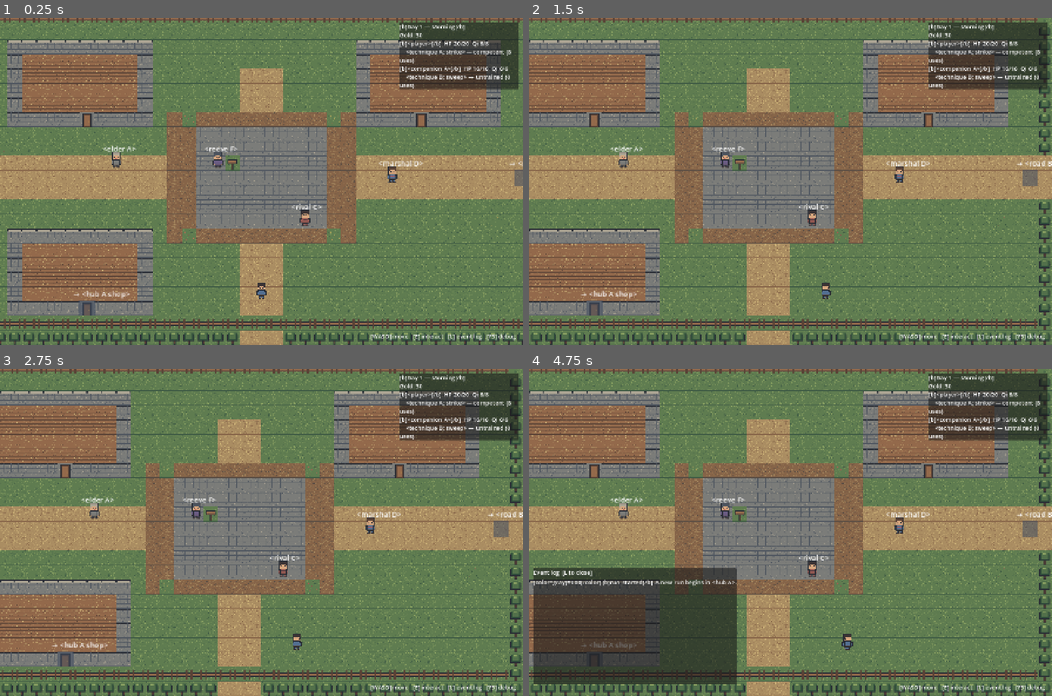
Above: before the commit, frames 1-4 (two rows, left to right).
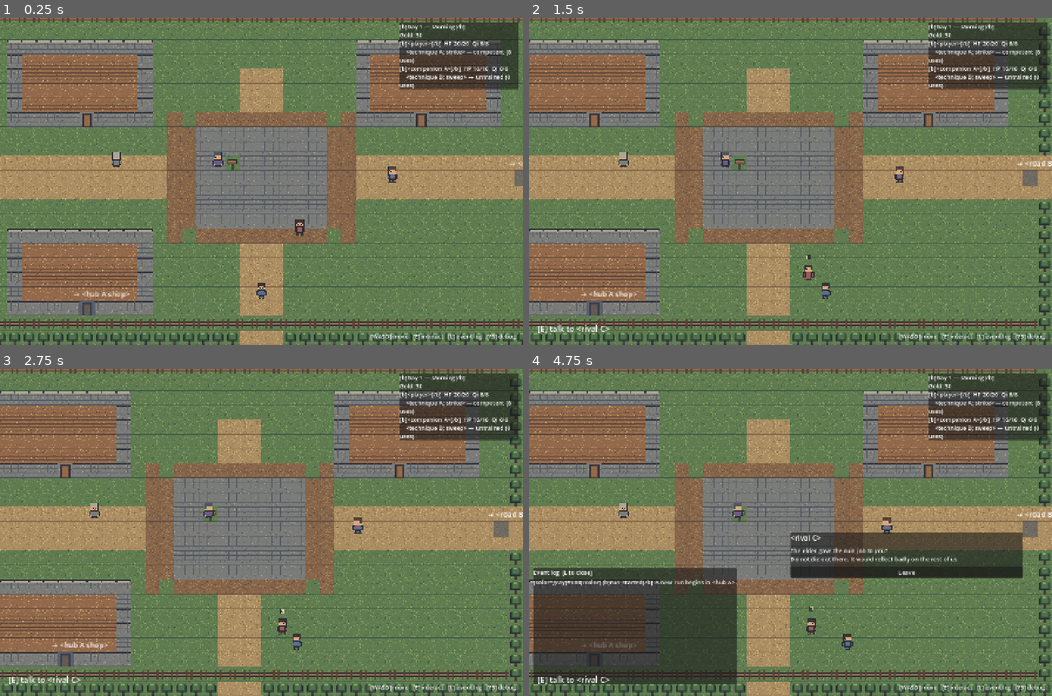
Above: after the commit, the same moments.

Repository: haowjy/living-rpg-game
Game: Godot game, scene res://game/app/main.tscn
Two runs of this game, one before a commit and one after it. Both use one fixed random seed, a clock stepped at 60 frames per second and the inputs below.
Inputs (mouse positions are in pixels of both pictures, inside the frame that each line leads up to):
- Up to frame 1 (0.25 s): no input
- Up to frame 2 (1.5 s): tap Enter at 0.5 s; move the mouse to (905, 165) at 0.52 s; hold D (move_right) 0.53-1.25 s; hold E (interact) 0.53-1.25 s; click (905, 165) at 0.67 s; drag from (685, 197) to (811, 220) at 1.27 s
- Up to frame 3 (2.75 s): click (376, 571) at 2 s, where only the run after the commit has a clickable "Leave"
- Up to frame 4 (4.75 s): move the mouse to (842, 460) at 2.77 s; hold D (move_right) 2.78-3.5 s; hold L (toggle_log) 2.78-3.5 s; tap E (interact) at 3.05 s; drag from (764, 597) to (623, 512) at 3.52 s; tap Space at 4.25 s; move the mouse to (947, 581) at 4.27 s; hold A (move_left) from 4.28 s (still down); hold E (interact) from 4.28 s (still down)

The runs differ from the first frame. In frame 1, 0.5% of the frame differs, in the area x 19-81%, y 39-67%; in frame 2, 0.6%; in frame 3, 0.9%; in frame 4, 6.8%, in the area x 1-95%, y 39-97%.

Commit message:
feat(world): bring NPC and encounter actors to life

Diff:
--- /dev/null
+++ b/godot/game/actors/npc/npc_body.gd
@@ -0,0 +1,131 @@
+class_name NpcBody
+extends CharacterBody2D
+## Validating presentation body for NPC-brain commands. Navigation remains
+## ordinary CharacterBody2D physics, so commands cannot bypass map collision.
+
+signal wants_dialogue(npc_id: String)
+signal command_finished
+
+const MOVE_SPEED := 92.0
+const ARRIVAL_DISTANCE := 5.0
+const APPROACH_DISTANCE := 48.0
+
+var npc_id := ""
+var dialogue_allowed: Callable
+
+var _destination := Vector2.ZERO
+var _approach_target: Node2D = null
+var _moving := false
+var _approaching := false
+var _visual: PaperDollCharacter
+var _stalled_time := 0.0
+
+
+func setup(p_npc_id: String, texture: Texture2D, fallback_tint: Color) -> void:
+	npc_id = p_npc_id
+	_visual = PaperDollCharacter.new()
+	_visual.name = "PaperDollCharacter"
+	add_child(_visual)
+
+	var sprite := Sprite2D.new()
+	sprite.name = "Character"
+	sprite.texture = texture
+	sprite.hframes = 4 if texture != null else 1
+	sprite.vframes = 4 if texture != null else 1
+	sprite.texture_filter = CanvasItem.TEXTURE_FILTER_NEAREST
+	sprite.position.y = -10.0
+	sprite.scale = Vector2(0.72, 0.72)
+	if texture == null:
+		sprite.modulate = fallback_tint
+	_visual.add_child(sprite)
+	if texture == null:
+		var fallback := Polygon2D.new()
+		fallback.name = "FallbackCharacter"
+		fallback.polygon = PackedVector2Array([
+			Vector2(-13, -28), Vector2(13, -28), Vector2(16, 10),
+			Vector2(9, 24), Vector2(-9, 24), Vector2(-16, 10),
+		])
+		fallback.color = fallback_tint
+		fallback.position.y = -10.0
+		_visual.add_child(fallback)
+
+	var collision := CollisionShape2D.new()
+	var body_shape := RectangleShape2D.new()
+	body_shape.size = Vector2(26, 34)
+	collision.shape = body_shape
+	add_child(collision)
+
+
+## Walk toward a world-space point until close enough or blocked by collision.
+func move_to(world_pos: Vector2) -> void:
+	_destination = world_pos
+	_approach_target = null
+	_approaching = false
+	_moving = true
+	_stalled_time = 0.0
+
+
+## Face a cardinal direction and stand on the idle frame.
+func face(direction: Vector2) -> void:
+	if _visual != null:
+		_visual.face(direction)
+
+
+## Follow a live target, stopping outside conversational distance.
+func approach(target_node: Node2D) -> void:
+	if not is_instance_valid(target_node):
+		idle()
+		return
+	_approach_target = target_node
+	_approaching = true
+	_moving = true
+	_stalled_time = 0.0
+
+
+## Request dialogue only when the host presentation reports that it is free.
+## Returns false so a brain can wait or abort without repeatedly forcing UI.
+func initiate_dialogue() -> bool:
+	if dialogue_allowed.is_valid() and not bool(dialogue_allowed.call()):
+		return false
+	wants_dialogue.emit(npc_id)
+	return true
+
+
+func idle() -> void:
+	_moving = false
+	_approaching = false
+	_approach_target = null
+	velocity = Vector2.ZERO
+	if _visual != null:
+		_visual.set_motion(Vector2.ZERO)
+
+
+func _physics_process(delta: float) -> void:
+	if not _moving:
+		return
+	if _approaching:
+		if not is_instance_valid(_approach_target):
+			_finish_command()
+			return
+		_destination = _approach_target.global_position
+	var offset := _destination - global_position
+	var stop_distance := APPROACH_DISTANCE if _approaching else ARRIVAL_DISTANCE
+	if offset.length() <= stop_distance:
+		face(offset)
+		_finish_command()
+		return
+	velocity = offset.normalized() * MOVE_SPEED
+	_visual.set_motion(velocity)
+	var previous_position := global_position
+	move_and_slide()
+	if global_position.distance_squared_to(previous_position) < 0.01:
+		_stalled_time += delta
+		if _stalled_time >= 1.0:
+			_finish_command()
+	else:
+		_stalled_time = 0.0
+
+
+func _finish_command() -> void:
+	idle()
+	command_finished.emit()
--- /dev/null
+++ b/godot/game/actors/npc/npc_brain.gd
@@ -0,0 +1,79 @@
+class_name NpcBrain
+extends Node
+## Replaceable deterministic presentation brain. It knows only NpcBody's
+## command socket; a future local oracle can emit the same commands.
+
+enum Mode { PAUSE, WALK, APPROACH, WAIT_TO_TALK, DONE }
+
+const MIN_PAUSE := 1.4
+const MAX_PAUSE := 3.6
+const APPROACH_TIMEOUT := 12.0
+const BUSY_WAIT_TIMEOUT := 6.0
+
+var _body: NpcBody
+var _waypoints: PackedVector2Array
+var _rng := RandomNumberGenerator.new()
+var _mode := Mode.PAUSE
+var _timer := 0.0
+var _showcase_target: Node2D = null
+
+
+func setup(body: NpcBody, waypoints: PackedVector2Array, seed: int,
+		showcase_target: Node2D = null) -> void:
+	_body = body
+	_waypoints = waypoints
+	_rng.seed = seed
+	_showcase_target = showcase_target
+	_body.command_finished.connect(_on_command_finished)
+	if is_instance_valid(_showcase_target):
+		_mode = Mode.APPROACH
+		_timer = APPROACH_TIMEOUT
+		_body.approach(_showcase_target)
+	else:
+		_begin_pause()
+
+
+func _process(delta: float) -> void:
+	if _body == null:
+		return
+	_timer -= delta
+	match _mode:
+		Mode.PAUSE:
+			if _timer <= 0.0:
+				_walk_to_next_waypoint()
+		Mode.APPROACH:
+			if _timer <= 0.0:
+				_body.idle()
+				_mode = Mode.DONE
+		Mode.WAIT_TO_TALK:
+			if _body.initiate_dialogue():
+				_mode = Mode.DONE
+			elif _timer <= 0.0:
+				_body.idle()
+				_mode = Mode.DONE
+
+
+func _on_command_finished() -> void:
+	match _mode:
+		Mode.WALK:
+			_begin_pause()
+		Mode.APPROACH:
+			_mode = Mode.WAIT_TO_TALK
+			_timer = BUSY_WAIT_TIMEOUT
+			_body.face(_showcase_target.global_position - _body.global_position)
+
+
+func _begin_pause() -> void:
+	_mode = Mode.PAUSE
+	_timer = _rng.randf_range(MIN_PAUSE, MAX_PAUSE)
+	_body.idle()
+	var directions := [Vector2.DOWN, Vector2.LEFT, Vector2.RIGHT, Vector2.UP]
+	_body.face(directions[_rng.randi_range(0, directions.size() - 1)])
+
+
+func _walk_to_next_waypoint() -> void:
+	if _waypoints.is_empty():
+		_begin_pause()
+		return
+	_mode = Mode.WALK
+	_body.move_to(_waypoints[_rng.randi_range(0, _waypoints.size() - 1)])
--- a/godot/game/actors/paper_doll_character.gd
+++ b/godot/game/actors/paper_doll_character.gd
@@ -45,6 +45,17 @@
 	_apply_frame()
 
 
+## Changes direction immediately without starting the walk cycle.
+func face(direction: Vector2) -> void:
+	if direction.is_zero_approx():
+		return
+	_direction_row = _row_for(direction)
+	_is_walking = false
+	_frame_time = 0.0
+	_walk_frame = 0
+	_apply_frame()
+
+
 func _row_for(motion: Vector2) -> DirectionRow:
 	if absf(motion.x) > absf(motion.y):
 		return DirectionRow.LEFT if motion.x < 0.0 else DirectionRow.RIGHT
--- a/godot/game/actors/paper_doll_character.tscn
+++ b/godot/game/actors/paper_doll_character.tscn
@@ -1,6 +1,27 @@
-[gd_scene load_steps=2 format=3]
+[gd_scene load_steps=5 format=3]
 
 [ext_resource type="Script" path="res://game/actors/paper_doll_character.gd" id="1_script"]
+[ext_resource type="Texture2D" path="res://assets/characters/paper_doll/base_body.png" id="2_body"]
+[ext_resource type="Texture2D" path="res://assets/characters/paper_doll/outfit.png" id="3_outfit"]
+[ext_resource type="Texture2D" path="res://assets/characters/paper_doll/hair.png" id="4_hair"]
 
 [node name="PaperDollCharacter" type="Node2D"]
 script = ExtResource("1_script")
+
+[node name="BaseBody" type="Sprite2D" parent="."]
+texture_filter = 1
+texture = ExtResource("2_body")
+hframes = 4
+vframes = 4
+
+[node name="Outfit" type="Sprite2D" parent="."]
+texture_filter = 1
+texture = ExtResource("3_outfit")
+hframes = 4
+vframes = 4
+
+[node name="Hair" type="Sprite2D" parent="."]
+texture_filter = 1
+texture = ExtResource("4_hair")
+hframes = 4
+vframes = 4
--- a/godot/game/actors/player.tscn
+++ b/godot/game/actors/player.tscn
@@ -15,6 +15,15 @@
 
 [node name="PaperDollCharacter" parent="." instance=ExtResource("2_paper_doll")]
 
+[node name="BaseBody" parent="PaperDollCharacter"]
+visible = false
+
+[node name="Outfit" parent="PaperDollCharacter"]
+visible = false
+
+[node name="Hair" parent="PaperDollCharacter"]
+visible = false
+
 [node name="Character" type="Sprite2D" parent="PaperDollCharacter"]
 texture_filter = 1
 position = Vector2(0, -10)
--- a/godot/game/world/world_view.gd
+++ b/godot/game/world/world_view.gd
@@ -7,14 +7,22 @@
 const TILE_SIZE := 32
 const PLAYER_SCENE := preload("res://game/actors/player.tscn")
 const MAP_DIRECTORY := "res://game/data/content/maps/"
+const PROMPT_TEXTURE := preload("res://game/assets/generated/ui/prompt_e.png")
+const ENEMY_TEXTURE := preload("res://game/assets/generated/enemy_beast.png")
 
 var player: Player = null
 var _prompt: Label = null
+var _elapsed := 0.0
+var _active_affordance: CanvasItem = null
+var _ambient_bobs: Array[Sprite2D] = []
 
 
 func build(area: AreaDef, db: ContentDB, gs: GameState) -> void:
 	for child in get_children():
+		remove_child(child)
 		child.queue_free()
+	_active_affordance = null
+	_ambient_bobs.clear()
 
 	y_sort_enabled = true
 	var site := _load_site(area.id)
@@ -46,15 +54,33 @@
 	player = PLAYER_SCENE.instantiate()
 	player.position = _tile_center(spawn_tile)
 	add_child(player)
+	_start_npc_brains()
 	_add_camera(player, map_size)
 	_add_boundary(map_size)
 	_add_prompt()
 
 
-func _process(_delta: float) -> void:
+func _process(delta: float) -> void:
 	if player == null or _prompt == null:
 		return
+	_elapsed += delta
 	_prompt.text = "[E] %s" % player.nearby.prompt if player.nearby != null else ""
+	var next_affordance: CanvasItem = null
+	if player.nearby != null:
+		next_affordance = player.nearby.get_node_or_null("InteractionAffordance") as CanvasItem
+	if next_affordance != _active_affordance:
+		if _active_affordance != null:
+			_active_affordance.visible = false
+		_active_affordance = next_affordance
+		if _active_affordance != null:
+			_active_affordance.visible = true
+	if _active_affordance != null:
+		_active_affordance.position.y = -44.0 + sin(_elapsed * 5.0) * 3.0
+		var pulse := 0.82 + sin(_elapsed * 5.0) * 0.12
+		_active_affordance.modulate = Color(1.0, 1.0, 1.0, pulse)
+	for sprite in _ambient_bobs:
+		if is_instance_valid(sprite):
+			sprite.position.y = -10.0 + sin(_elapsed * 2.4) * 2.0
 
 
 func _unhandled_input(event: InputEvent) -> void:
@@ -109,8 +135,8 @@
 		"npc":
 			var npc := db.npc(target_id)
 			prompt = "talk to %s" % npc.display_name
-			label = npc.display_name
-			color = npc.body_color
+			_add_npc(position, target_id, prompt, npc.body_color)
+			return
 		"exit":
 			var destination := db.area(target_id)
 			prompt = "travel to %s" % destination.display_name
@@ -130,29 +156,96 @@
 			color = Color(0.3, 0.5, 0.55, 0.75)
 	var node := Interactable.create(kind, target_id, prompt, position, color, label, size)
 	add_child(node)
-	if kind == "npc":
-		_add_npc_sprite(node, target_id)
-
-
-func _add_npc_sprite(node: Interactable, npc_id: String) -> void:
+	_add_affordance(node)
+	if kind == "fight":
+		_add_enemy_sprite(node)
+
+
+func _add_npc(position: Vector2, npc_id: String, prompt: String, color: Color) -> void:
 	var path := "res://game/assets/generated/char_%s.png" % npc_id
 	if not ResourceLoader.exists(path):
 		# Authored NPC ids carry a story suffix (reeve_f); sheets are named for
 		# the readable role (char_reeve.png).
 		path = "res://game/assets/generated/char_%s.png" % npc_id.get_slice("_", 0)
-	if not ResourceLoader.exists(path):
-		return
+	var texture: Texture2D = load(path) if ResourceLoader.exists(path) else null
+	var body := NpcBody.new()
+	body.name = "NPC_%s" % npc_id
+	body.position = position
+	body.setup(npc_id, texture, color)
+	body.dialogue_allowed = _npc_can_initiate_dialogue
+	body.wants_dialogue.connect(func(id: String) -> void: interacted.emit("npc", id))
+	add_child(body)
+
+	var interaction := Interactable.create("npc", npc_id, prompt, Vector2.ZERO,
+			Color.TRANSPARENT, "", Vector2(34, 38))
+	interaction.name = "Interaction"
+	for child in interaction.get_children():
+		if child is Polygon2D or child is Label:
+			child.visible = false
+	body.add_child(interaction)
+	_add_affordance(interaction)
+
+	var brain := NpcBrain.new()
+	brain.name = "Brain"
+	body.add_child(brain)
+	var points := PackedVector2Array([
+		position + Vector2(-TILE_SIZE, 0),
+		position,
+		position + Vector2(TILE_SIZE, 0),
+	])
+	# rival_c is the vertical-slice showcase: it approaches the player once,
+	# then asks for dialogue through the same interaction signal as manual talk.
+	var showcase_target: Node2D = player if npc_id == "rival_c" else null
+	# Player is added after placements. Setup showcase brains once build completes.
+	brain.set_meta("npc_waypoints", points)
+	brain.set_meta("npc_seed", npc_id.hash())
+	brain.set_meta("showcase", npc_id == "rival_c")
+
+
+func _start_npc_brains() -> void:
+	for child in get_children():
+		if child is not NpcBody:
+			continue
+		var body := child as NpcBody
+		var brain := body.get_node("Brain") as NpcBrain
+		var showcase_target: Node2D = player if bool(brain.get_meta("showcase")) else null
+		brain.setup(body, brain.get_meta("npc_waypoints"),
+				int(brain.get_meta("npc_seed")), showcase_target)
+
+
+func _add_enemy_sprite(node: Interactable) -> void:
 	for child in node.get_children():
-		if child is Polygon2D:
+		if child is Polygon2D or child is Label:
 			child.visible = false
 	var sprite := Sprite2D.new()
-	sprite.texture = load(path)
-	sprite.hframes = 4
-	sprite.vframes = 4
-	sprite.frame_coords = Vector2i(0, 0)
+	sprite.name = "EnemyBeast"
+	sprite.texture = ENEMY_TEXTURE
+	sprite.texture_filter = CanvasItem.TEXTURE_FILTER_NEAREST
 	sprite.scale = Vector2(0.72, 0.72)
-	sprite.position.y = -10
+	sprite.position.y = -10.0
 	node.add_child(sprite)
+	_ambient_bobs.append(sprite)
+
+
+func _add_affordance(node: Interactable) -> void:
+	var icon := Sprite2D.new()
+	icon.name = "InteractionAffordance"
+	icon.texture = PROMPT_TEXTURE
+	icon.texture_filter = CanvasItem.TEXTURE_FILTER_NEAREST
+	icon.position.y = -44.0
+	icon.scale = Vector2(0.55, 0.55)
+	icon.visible = false
+	icon.z_index = 20
+	node.add_child(icon)
+
+
+func _npc_can_initiate_dialogue() -> bool:
+	var host := get_parent()
+	if host == null:
+		return false
+	var active_dialogue: Variant = host.get("dialogue")
+	var active_combat: Variant = host.get("combat_screen")
+	return (active_dialogue == null or not active_dialogue.visible) and active_combat == null
 
 
 func _add_camera(target: Node2D, map_size: Vector2i) -> void:
Not shown, added: godot/game/actors/npc/npc_body.gd.uid
Not shown, added: godot/game/actors/npc/npc_brain.gd.uid
Not shown, added: godot/game/actors/npc/NPC-INTERFACE.md
